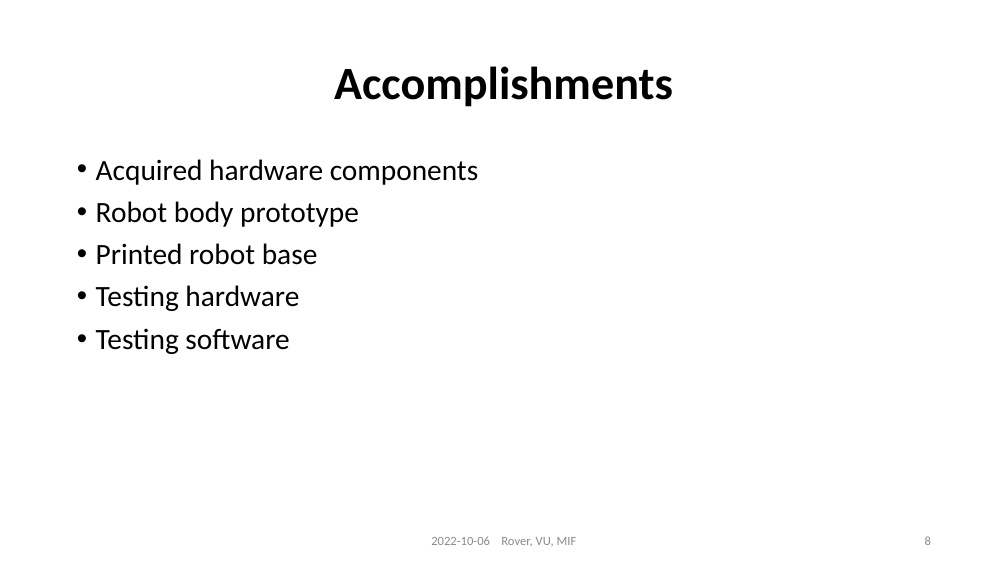
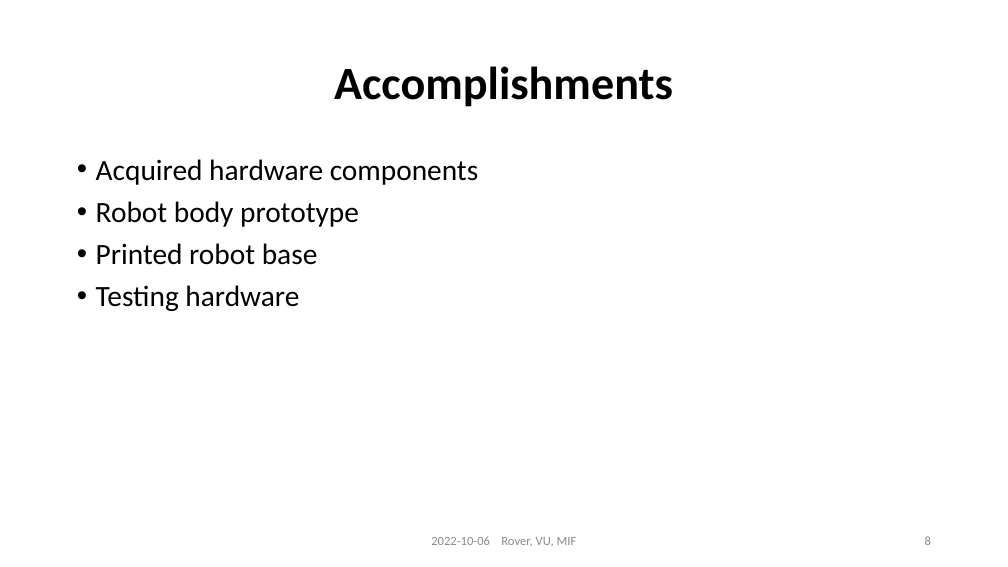
Before and after one commit to gryxay/Rover, a slide deck: slide 8 of doc/presentations/presentation_2.pptx. Drawn at 1008x567 pixels with LibreOffice and Linux fonts; fonts in the diff are those of the drawing. Boxes give left, top, right and bottom in pixels: in the first picture for what was removed or moved away, otherwise in the second. Text is boxed around its words. In the diff, an @@ line names an element or a change of style, - is before the commit and + after.

```diff
--- a/doc/presentations/presentation_2.pptx
+++ b/doc/presentations/presentation_2.pptx
@@ text at [96,328,289,354]: paragraph removed @@
-• Testing software
```
Also in this commit, not shown: 2 other slides changed, 1 slide added.
